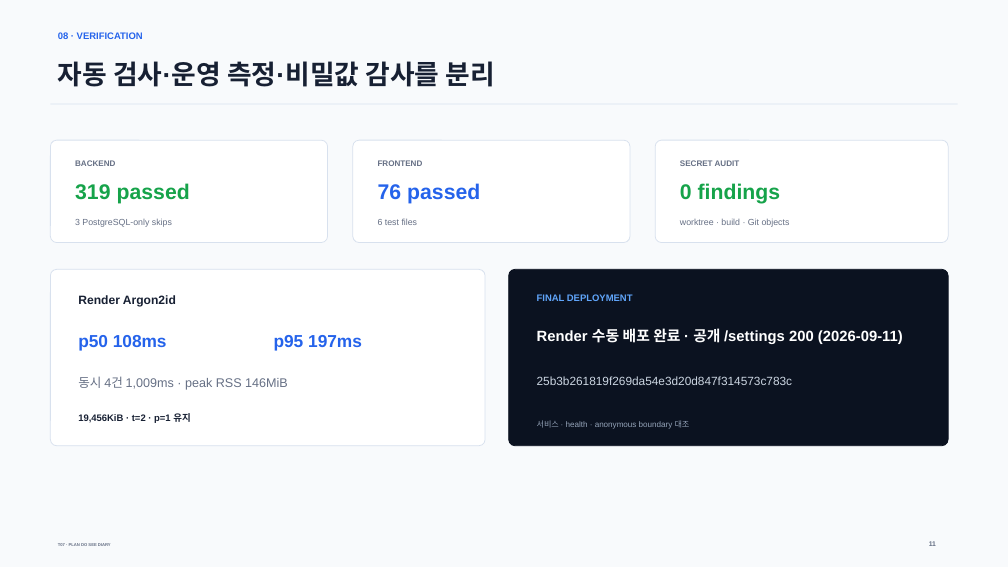
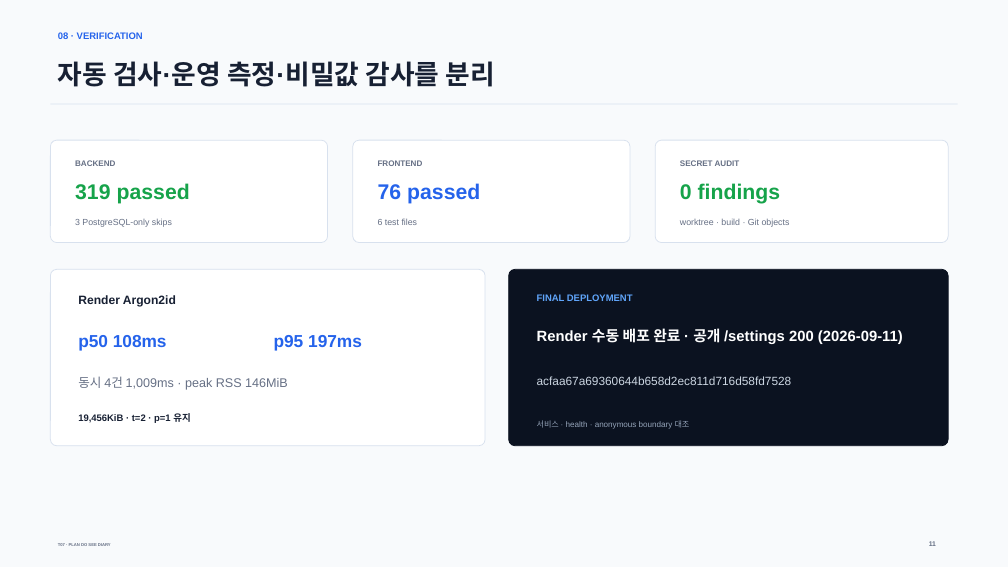
Before and after one commit to myeongjundev/t07-plando-see-diary, a slide deck: slide 11 of output/presentation/T07-final-submission-v2.pptx. Drawn at 1008x567 pixels with LibreOffice and Linux fonts; fonts in the diff are those of the drawing. Boxes give left, top, right and bottom in pixels: in the first picture for what was removed or moved away, otherwise in the second. Text is boxed around its words. In the diff, an @@ line names an element or a change of style, - is before the commit and + after.

```diff
--- a/output/presentation/T07-final-submission-v2.pptx
+++ b/output/presentation/T07-final-submission-v2.pptx
@@ text at <box>537,376,792,385</box>: text changed @@
-25b3b261819f269da54e3d20d847f314573c783c
+acfaa67a69360644b658d2ec811d716d58fd7528
```
Also in this commit, not shown: 1 slide added, 2 other files.
